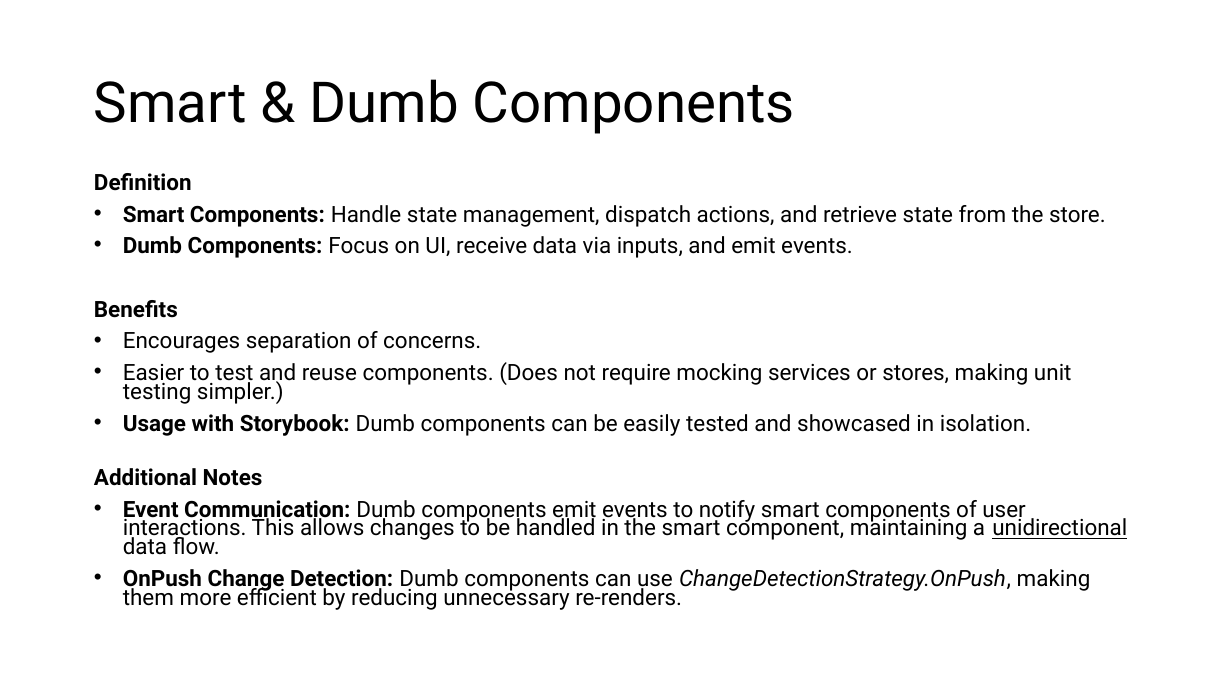
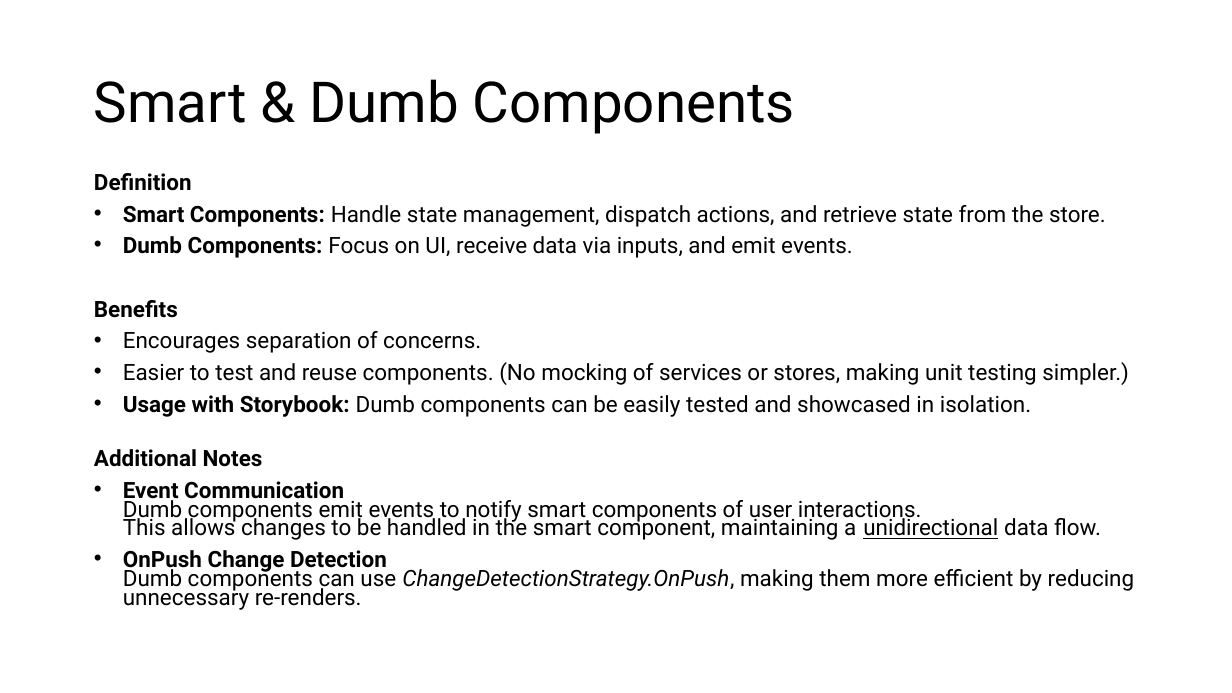
Before and after one commit to egliloris/movie-center-x, a slide deck: slide 12 of NgRx Workshop.pptx. Drawn at 1232x693 pixels with LibreOffice and Linux fonts; fonts in the diff are those of the drawing. Boxes give left, top, right and bottom in pixels: in the first picture for what was removed or moved away, otherwise in the second. Text is boxed around its words. In the diff, an @@ line names an element or a change of style, - is before the commit and + after.

Commit message:
updated presentation

```diff
--- a/NgRx Workshop.pptx
+++ b/NgRx Workshop.pptx
@@ text at bbox=[123, 362, 1129, 385]: text changed @@
-• Easier to test and reuse components. (Does not require mocking services or stores, making unit testing simpler.)
+• Easier to test and reuse components. (No mocking of services or stores, making unit testing simpler.)
@@ text at bbox=[123, 481, 1135, 610]: text changed @@
-• Event Communication: Dumb components emit events to notify smart components of user interactions. This allows changes to be handled in the smart component, maintaining a unidirectional data flow.
-• OnPush Change Detection: Dumb components can use ChangeDetectionStrategy.OnPush, making them more efficient by reducing unnecessary re-renders.
+• Event Communication
+  Dumb components emit events to notify smart components of user interactions.
+  This allows changes to be handled in the smart component, maintaining a unidirectional data flow.
+• OnPush Change Detection
+  Dumb components can use ChangeDetectionStrategy.OnPush, making them more efficient by reducing unnecessary re-renders.
```
Also in this commit, not shown: 7 other slides changed.
